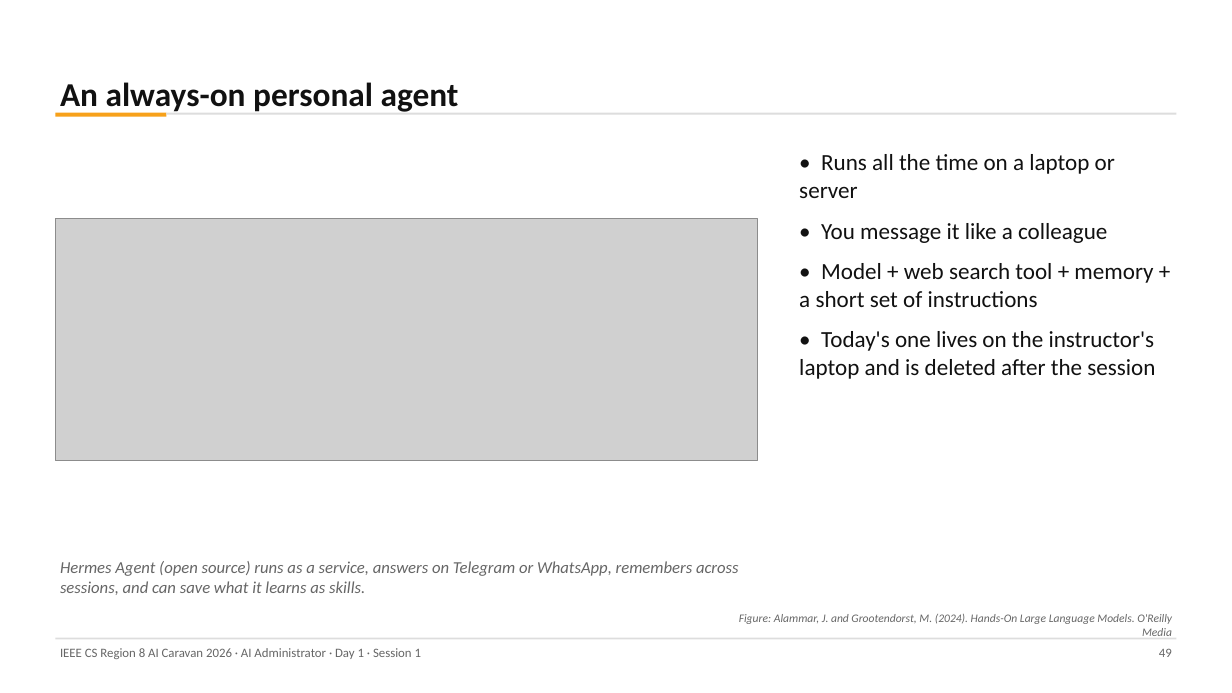
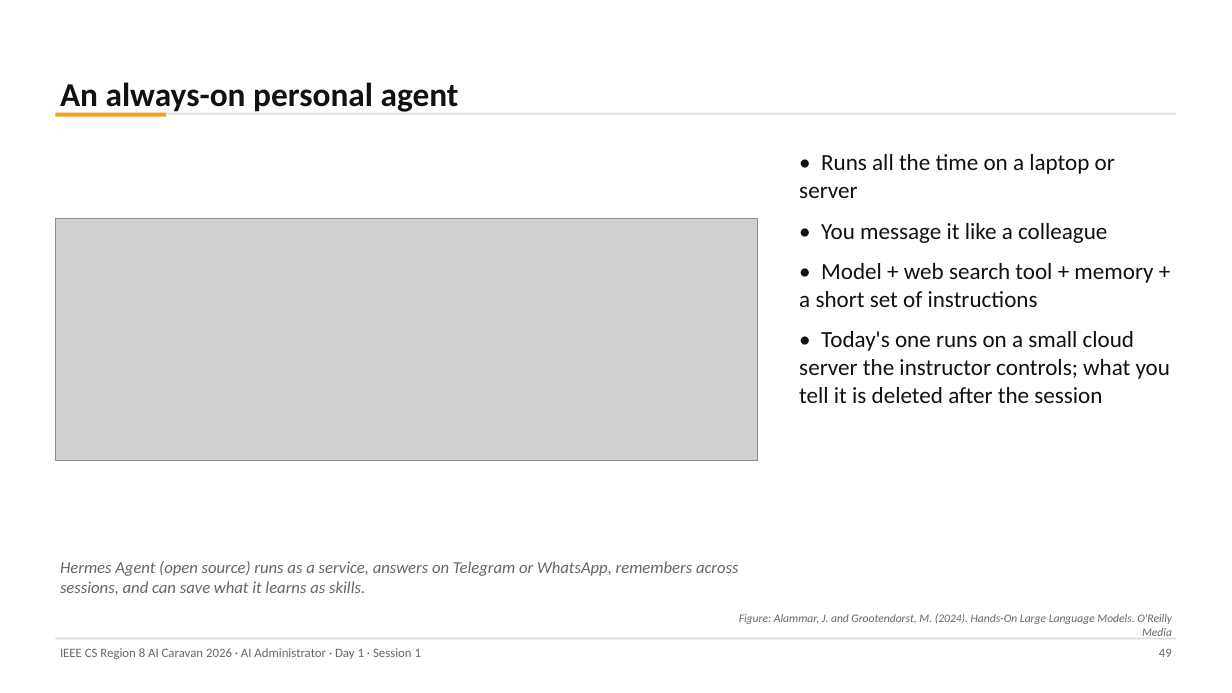
Before and after one commit to abedbanna/snippet-vault, a slide deck: slide 49 of instructor/ai-administrator/out/day1/Day1_S1_Foundations.pptx. Drawn at 1232x693 pixels with LibreOffice and Linux fonts; fonts in the diff are those of the drawing; grey boxes stand for pictures. Boxes give left, top, right and bottom in pixels: in the first picture for what was removed or moved away, otherwise in the second. Text is boxed around its words. In the diff, an @@ line names an element or a change of style, - is before the commit and + after.

Commit message:
Add Session 1 Kahoot (30 balanced questions) and course-long server wording

```diff
--- a/instructor/ai-administrator/out/day1/Day1_S1_Foundations.pptx
+++ b/instructor/ai-administrator/out/day1/Day1_S1_Foundations.pptx
@@ text at [799, 331, 1170, 403]: text changed @@
-• Today's one lives on the instructor's laptop and is deleted after the session
+• Today's one runs on a small cloud server the instructor controls; what you tell it is deleted after the session
```
Also in this commit, not shown: 2 other slides changed, 11 other files.
